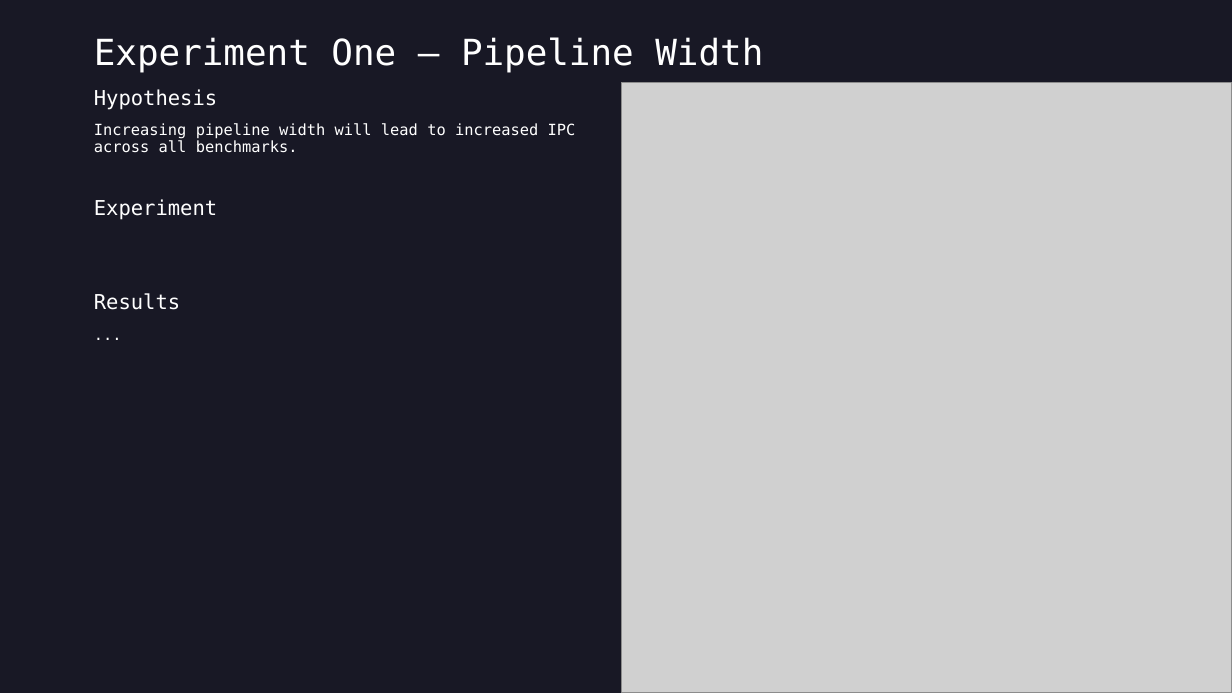
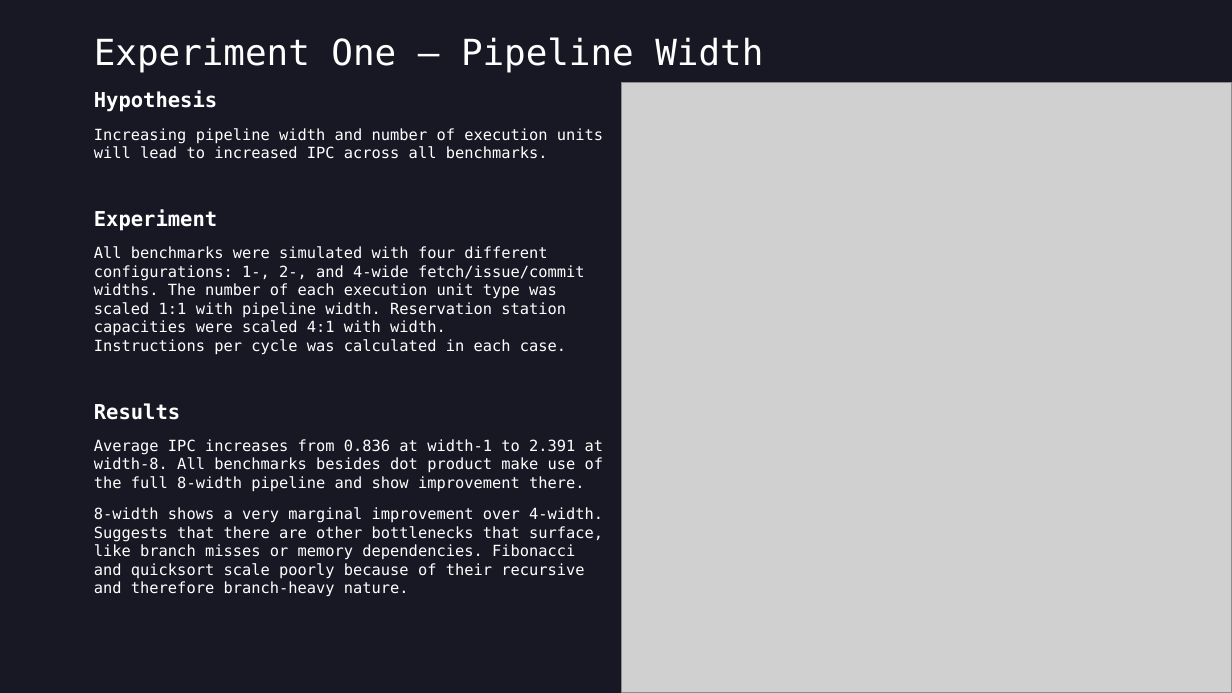
Before and after one commit to finnjcooper/COMS30046, a slide deck: slide 5 of docs/final presentation.pptx. Drawn at 1232x693 pixels with LibreOffice and Linux fonts; fonts in the diff are those of the drawing; grey boxes stand for pictures. Boxes give left, top, right and bottom in pixels: in the first picture for what was removed or moved away, otherwise in the second. Text is boxed around its words. In the diff, an @@ line names an element or a change of style, - is before the commit and + after.

```diff
--- a/docs/final presentation.pptx
+++ b/docs/final presentation.pptx
@@ text at [94,91,217,420]: bold on in "Hypothesis", "Experiment", "Results"; line spacing 0.9 to 1 @@
@@ text at [94,128,603,159]: text changed @@
-Increasing pipeline width will lead to increased IPC across all benchmarks.
+Increasing pipeline width and number of execution units will lead to increased IPC across all benchmarks.
@@ text at [94,246,585,355]: paragraph added @@
+All benchmarks were simulated with four different configurations: 1-, 2-, and 4-wide fetch/issue/commit widths. The number of each execution unit type was scaled 1:1 with pipeline width. Reservation station capacities were scaled 4:1 with width.
+Instructions per cycle was calculated in each case.
@@ text at [94,439,603,597]: text changed @@
-...
+Average IPC increases from 0.836 at width-1 to 2.391 at width-8. All benchmarks besides dot product make use of the full 8-width pipeline and show improvement there.
+8-width shows a very marginal improvement over 4-width. Suggests that there are other bottlenecks that surface, like branch misses or memory dependencies. Fibonacci and quicksort scale poorly because of their recursive and therefore branch-heavy nature.
```
Also in this commit, not shown: 4 other slides changed, 1 other file.
